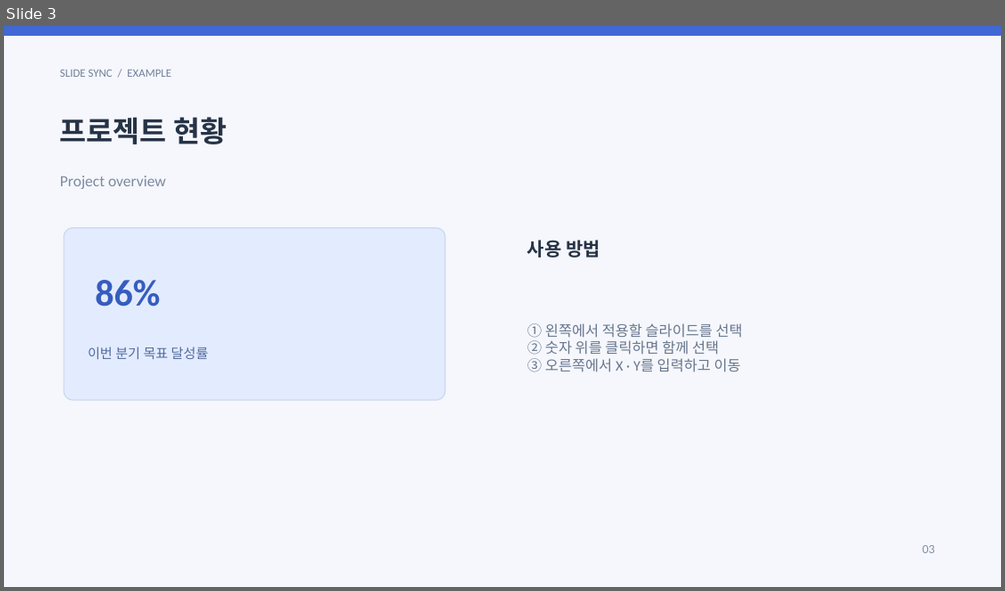
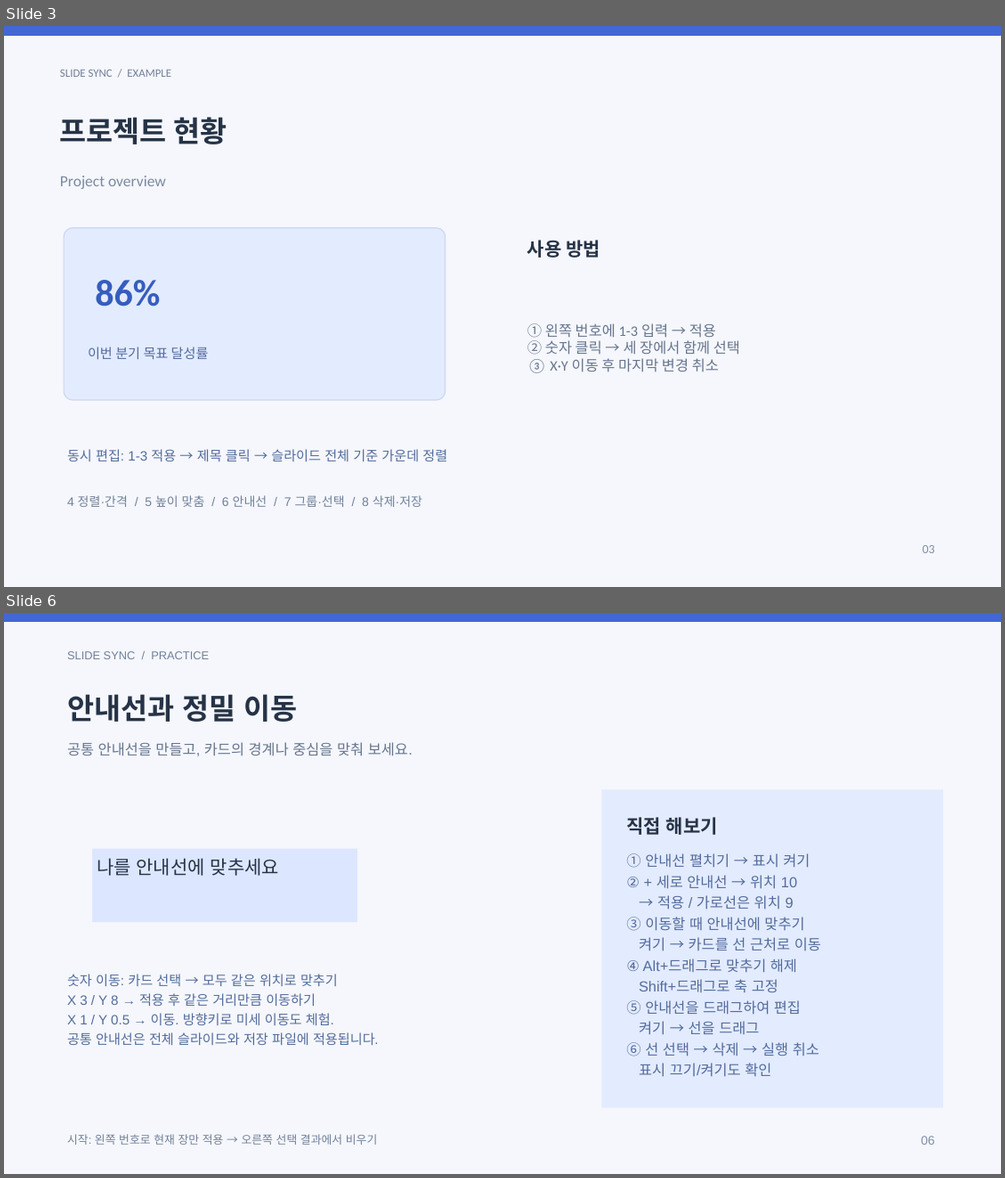
Before and after one commit to miewone/Slide-Sync, a slide deck: public/sample.pptx. Shown one above the other, each under a label of ours: slide 3 before the commit, slides 3 and 6 after it; the slides between them are not shown. The pictures are 1005x591 and 1005x1178 pixels, drawn with LibreOffice and Linux fonts; fonts in the diff are those of the drawing. Boxes give left, top, right and bottom in pixels: in the first picture for what was removed or moved away, otherwise in the second. Text is boxed around its words. In the diff, an @@ line names an element or a change of style, - is before the commit and + after.

Commit message:
feat(sample): 주요 기능을 실습할 예제 슬라이드를 확장
- 기존 3장에 검색·동시 편집 안내를 보강하고 기능별 실습 5장을 추가
- 위키에 실습 순서를 문서화하고 브라우저 검증의 예제 장수를 조정

검증:
- npm run build 통과
- npm test 통과 (9개)
- npm run test:browser 통과
- git diff --cached --check 통과

```diff
--- a/public/sample.pptx
+++ b/public/sample.pptx
@@ slide 6 added at box(4, 613, 1001, 1174), background #F5F7FC @@
@@ rectangle added at box(4, 613, 1001, 622), fill #4268D6 @@
@@ text added at box(67, 651, 209, 659), 11 pt, text #71809A @@
+SLIDE SYNC / PRACTICE
@@ text added at box(67, 694, 297, 722), 28 pt, text #263346, bold @@
+안내선과 정밀 이동
@@ text added at box(67, 742, 413, 756), 14 pt, text #67758D @@
+공통 안내선을 만들고, 카드의 경계나 중심을 맞춰 보세요.
@@ rectangle added at box(601, 789, 943, 1107), fill #E3EBFF @@
@@ text added at box(626, 817, 718, 835), 18 pt, text #263346, bold @@
+직접 해보기
@@ rectangle added at box(92, 849, 357, 922), fill #DCE7FF, 18 pt, text #263346 @@
+나를 안내선에 맞추세요
@@ text added at box(626, 853, 821, 1076), 14 pt, text #536C9C @@
+① 안내선 펼치기 → 표시 켜기
+② + 세로 안내선 → 위치 10
+→ 적용 / 가로선은 위치 9
+③ 이동할 때 안내선에 맞추기
+켜기 → 카드를 선 근처로 이동
+④ Alt+드래그로 맞추기 해제
+Shift+드래그로 축 고정
+⑤ 안내선을 드래그하여 편집
+켜기 → 선을 드래그
+⑥ 선 선택 → 삭제 → 실행 취소
+표시 끄기/켜기도 확인
@@ text added at box(67, 973, 379, 1045), 13 pt, text #536C9C @@
+숫자 이동: 카드 선택 → 모두 같은 위치로 맞추기
+X 3 / Y 8 → 적용 후 같은 거리만큼 이동하기
+X 1 / Y 0.5 → 이동. 방향키로 미세 이동도 체험.
+공통 안내선은 전체 슬라이드와 저장 파일에 적용됩니다.
@@ text added at box(67, 1134, 377, 1144), 11 pt, text #71809A @@
+시작: 왼쪽 번호로 현재 장만 적용 → 오른쪽 선택 결과에서 비우기
@@ text added at box(921, 1135, 935, 1144), 12 pt, text #8390A7 @@
+06
@@ slide 3 changed as well @@
@@ text at box(527, 323, 740, 373): text changed @@
-① 왼쪽에서 적용할 슬라이드를 선택
-② 숫자 위를 클릭하면 함께 선택
-③ 오른쪽에서 X · Y를 입력하고 이동
+① 왼쪽 번호에 1-3 입력 → 적용
+② 숫자 클릭 → 세 장에서 함께 선택
+③ X·Y 이동 후 마지막 변경 취소
@@ text added at box(67, 449, 447, 461), 13 pt, text #536C9C @@
+동시 편집: 1-3 적용 → 제목 클릭 → 슬라이드 전체 기준 가운데 정렬
@@ text added at box(67, 495, 422, 507), 12 pt, text #71809A @@
+4 정렬·간격 / 5 높이 맞춤 / 6 안내선 / 7 그룹·선택 / 8 삭제·저장
```
Also in this commit, not shown: 2 other slides changed, 4 other slides added, 5 other files.
